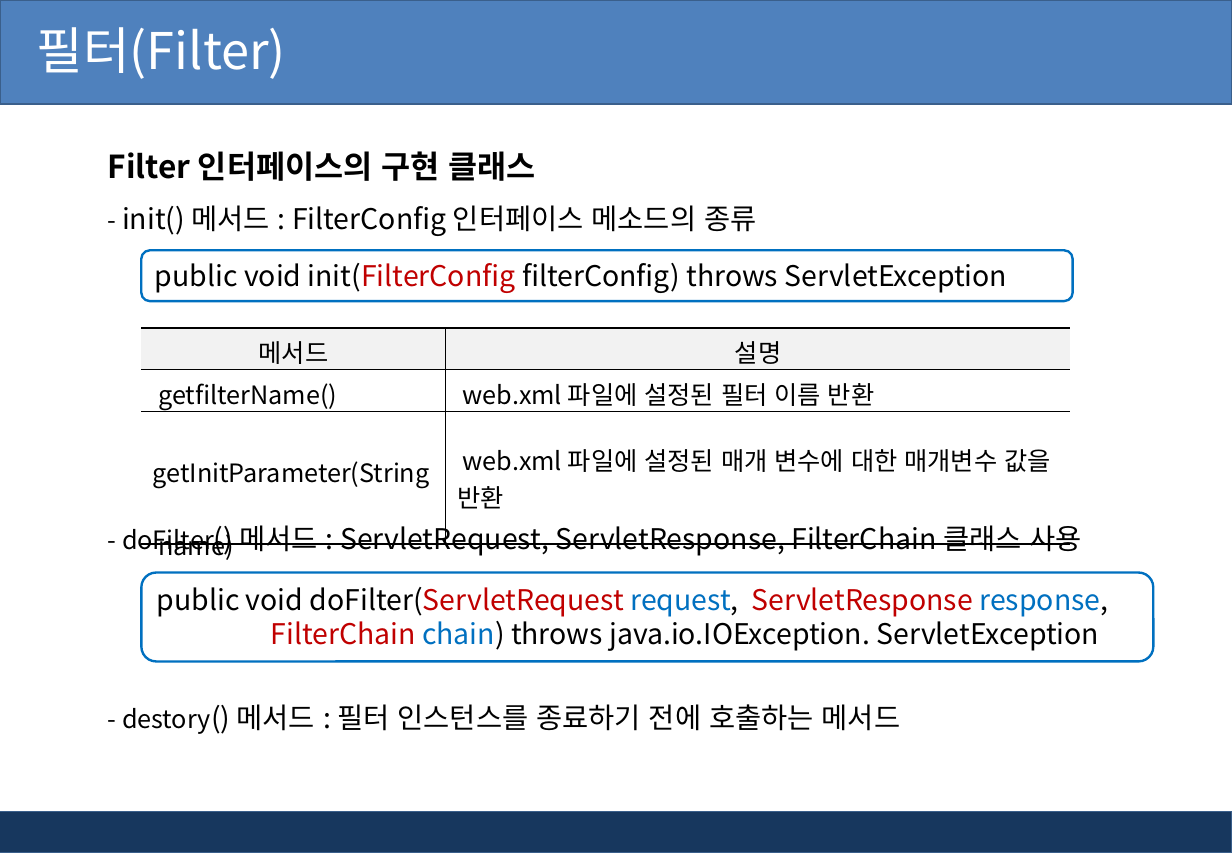
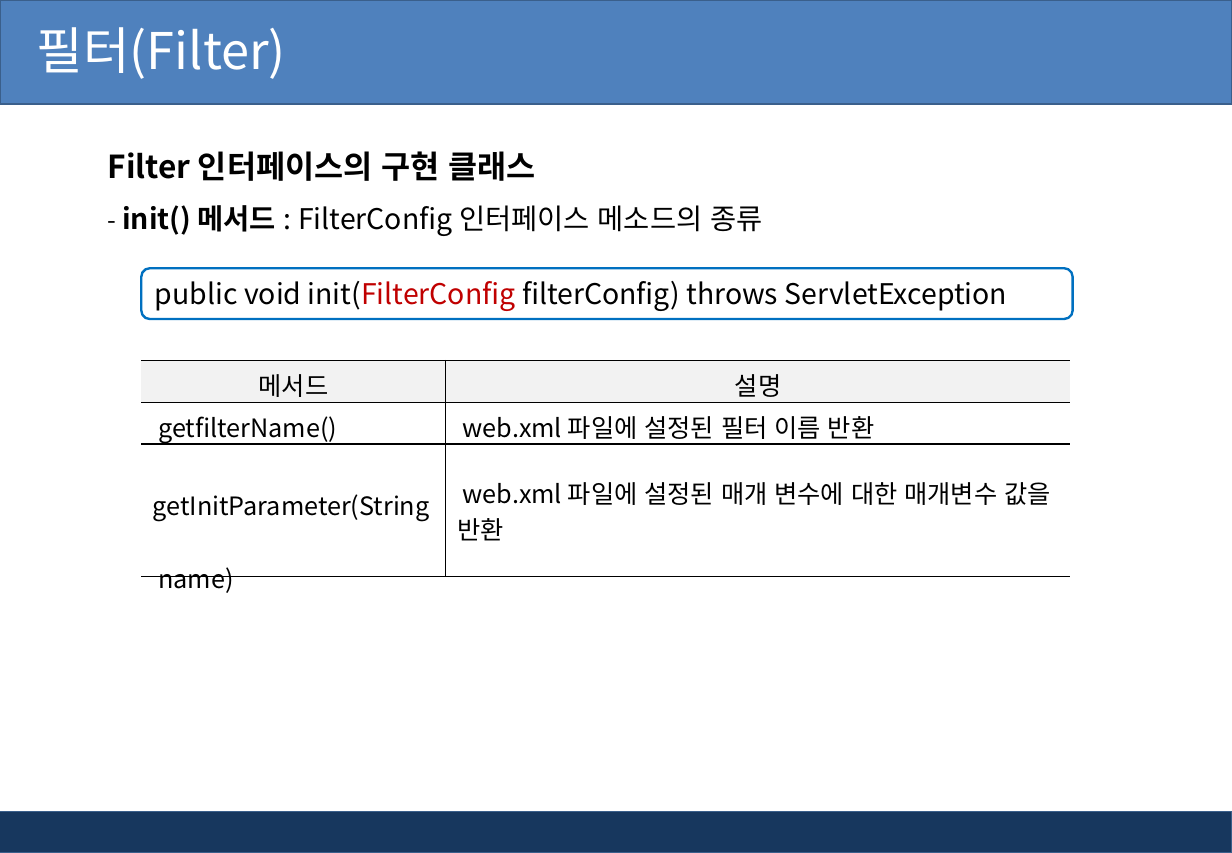
Before and after one commit to kiyongee2/green_project_web, a slide deck: slide 5 of jsp_ppt/12장. 필터(Filter)-로그 기록.pptx. Drawn at 1232x853 pixels with LibreOffice and Linux fonts; fonts in the diff are those of the drawing; background and template pictures are left out. Boxes give left, top, right and bottom in pixels: in the first picture for what was removed or moved away, otherwise in the second. Text is boxed around its words. In the diff, an @@ line names an element or a change of style, - is before the commit and + after.

```diff
--- a/jsp_ppt/12장. 필터(Filter)-로그 기록.pptx
+++ b/jsp_ppt/12장. 필터(Filter)-로그 기록.pptx
@@ text at [122, 205, 762, 236]: bold on in "init() 메서드" @@
@@ rounded rectangle "public void init(FilterConfig filterConfig) throws ...": place and size @@
-rounded rectangle "public void init(FilterConfig filterConfig) throws ..." at [141, 250, 1073, 301]
+rounded rectangle "public void init(FilterConfig filterConfig) throws ..." at [141, 268, 1073, 320]
@@ table: place and size @@
-table at [141, 328, 1070, 564]
+table at [141, 361, 1070, 597]
@@ text removed at [122, 520, 1082, 556] @@
-- doFilter() 메서드 : ServletRequest, ServletResponse, FilterChain 클래스 사용
@@ rounded rectangle removed at [141, 572, 1154, 661] @@
-public void doFilter(ServletRequest request, ServletResponse response,
-FilterChain chain) throws java.io.IOException. ServletException
@@ text removed at [122, 704, 900, 734] @@
-- destory() 메서드 : 필터 인스턴스를 종료하기 전에 호출하는 메서드
```
Also in this commit, not shown: 9 other slides changed, 5 slides added, 2 slides removed, 9 other files.
